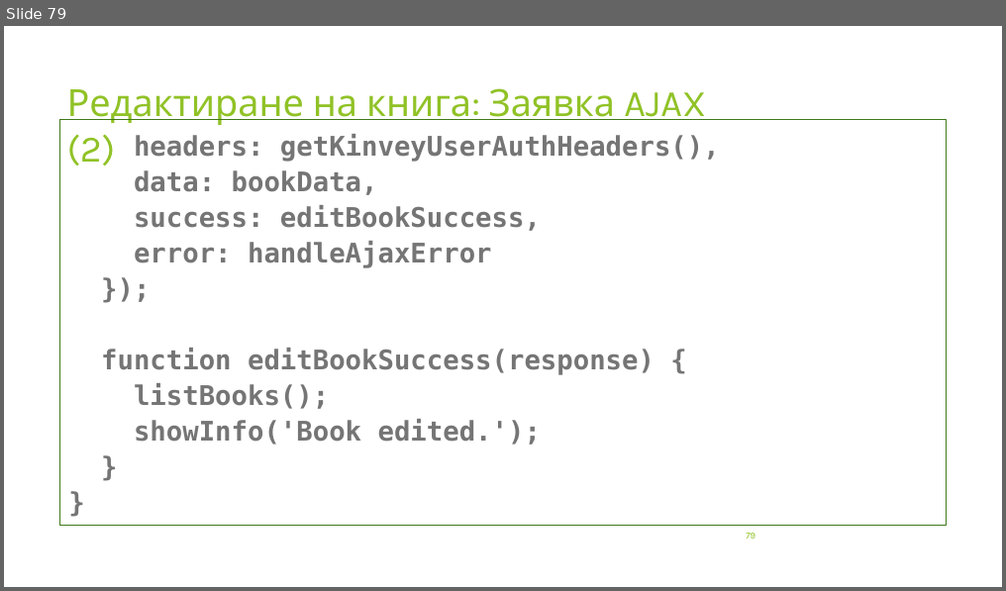
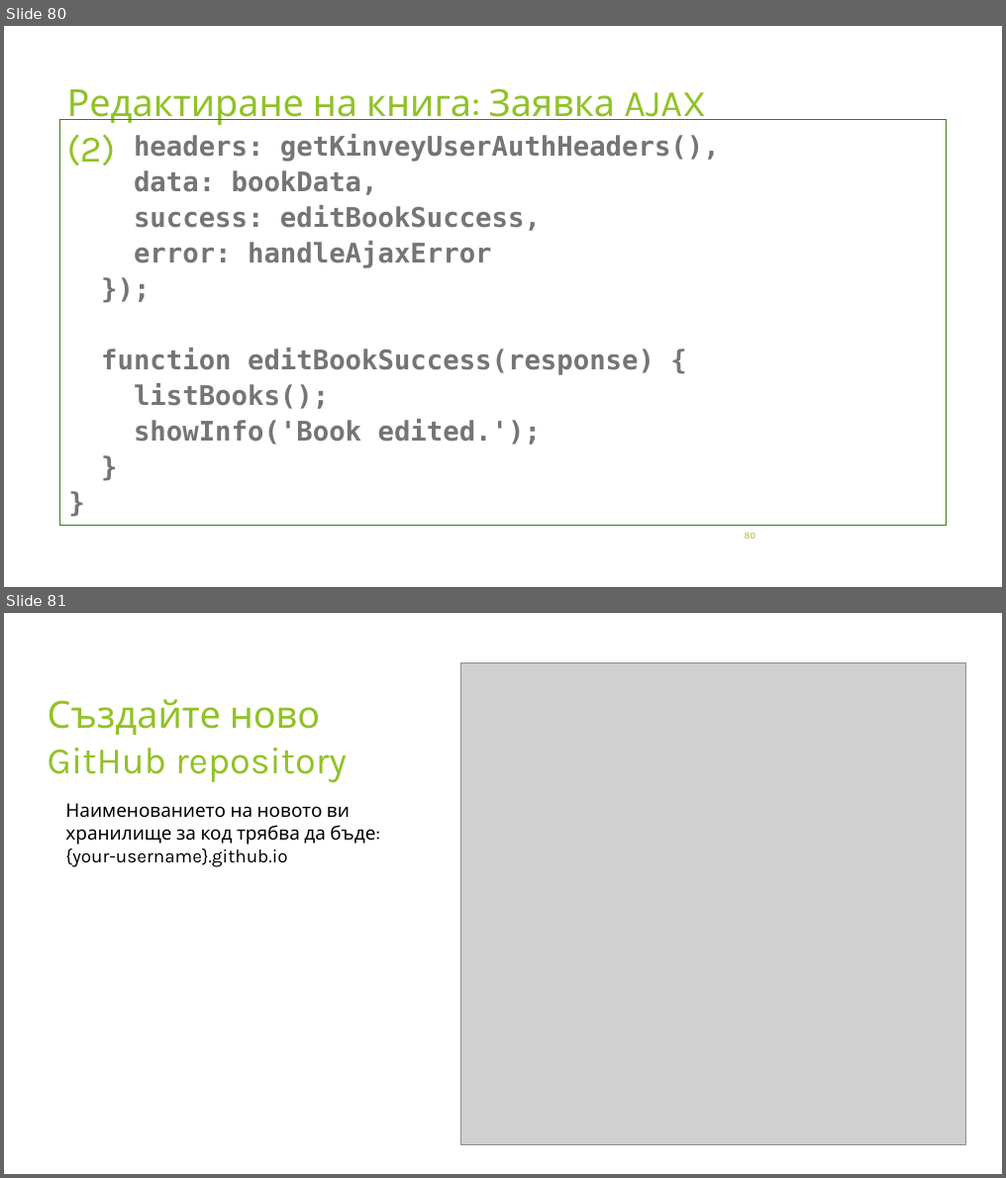
Before and after one commit to profjordanov/hybrid-app-development, a slide deck: 03. Async JS/tasks.pptx. Shown one above the other, each under a label of ours: slide 79 before the commit, slides 80 and 81 after it. The pictures are 1006x591 and 1006x1178 pixels, drawn with LibreOffice and Linux fonts; fonts in the diff are those of the drawing; grey boxes stand for pictures. Boxes give left, top, right and bottom in pixels: in the first picture for what was removed or moved away, otherwise in the second. Text is boxed around its words. In the diff, an @@ line names an element or a change of style, - is before the commit and + after.

```diff
--- a/03. Async JS/tasks.pptx
+++ b/03. Async JS/tasks.pptx
@@ slide 81 added at <box>4,613,1002,1174</box>, background #FFFFFF @@
@@ picture added at <box>460,663,966,1146</box> @@
@@ title added at <box>48,699,347,782</box>, 36 pt, text #90C226 @@
+Създайте ново GitHub repository
@@ text added at <box>65,803,375,867</box>, 18 pt, text #000000 @@
+Наименованието на новото ви хранилище за код трябва да бъде:
+{your-username}.github.io
@@ what was slide 79 is now slide 80 @@
@@ page number at <box>745,533,755,539</box>: text changed @@
-79
+80
```
Also in this commit, not shown: 1 slide changed, 4 other slides added, 1 other file.
